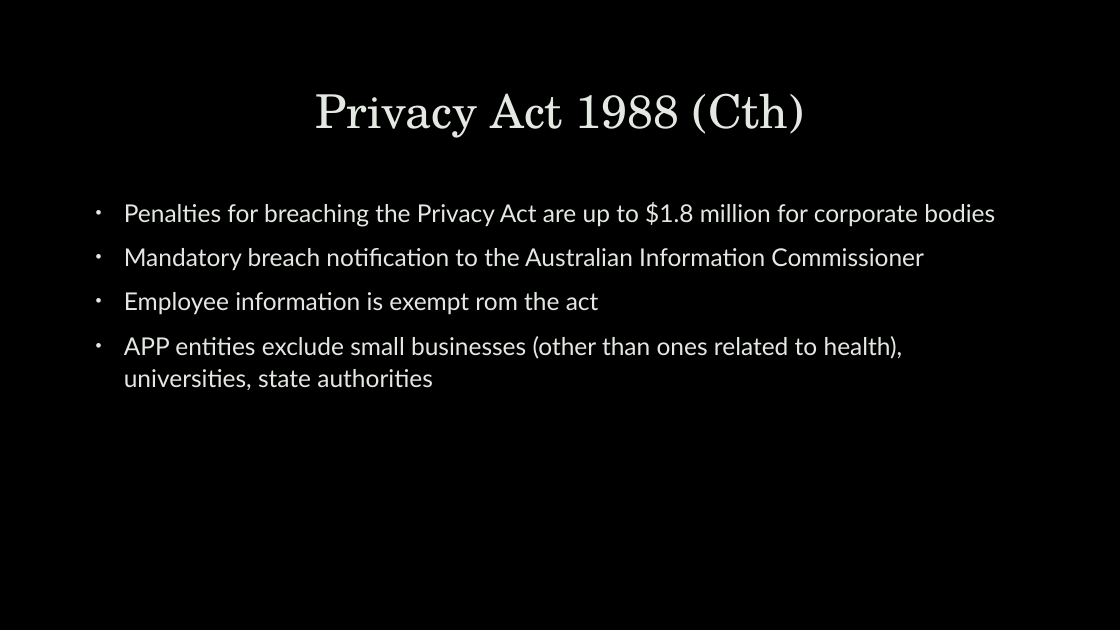
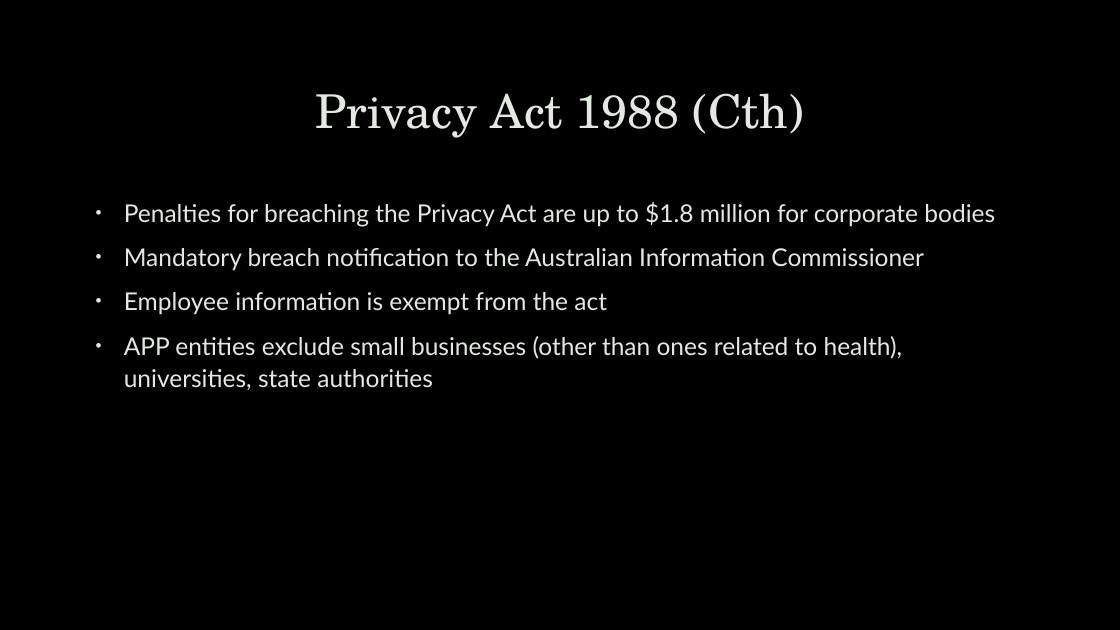
Before and after one commit to robert-mcknight/citx1003, a slide deck: slide 32 of cits1003-lecture_slides/CITS1003-A Cyber Law.pptx. Drawn at 1120x630 pixels with LibreOffice and Linux fonts; fonts in the diff are those of the drawing; background and template pictures are left out. Boxes give left, top, right and bottom in pixels: in the first picture for what was removed or moved away, otherwise in the second. Text is boxed around its words. In the diff, an @@ line names an element or a change of style, - is before the commit and + after.

```diff
--- a/cits1003-lecture_slides/CITS1003-A Cyber Law.pptx
+++ b/cits1003-lecture_slides/CITS1003-A Cyber Law.pptx
@@ text at (124,292,607,315): text changed @@
-• Employee information is exempt rom the act
+• Employee information is exempt from the act
```
Also in this commit, not shown: 4 other slides changed, 7 other files.
